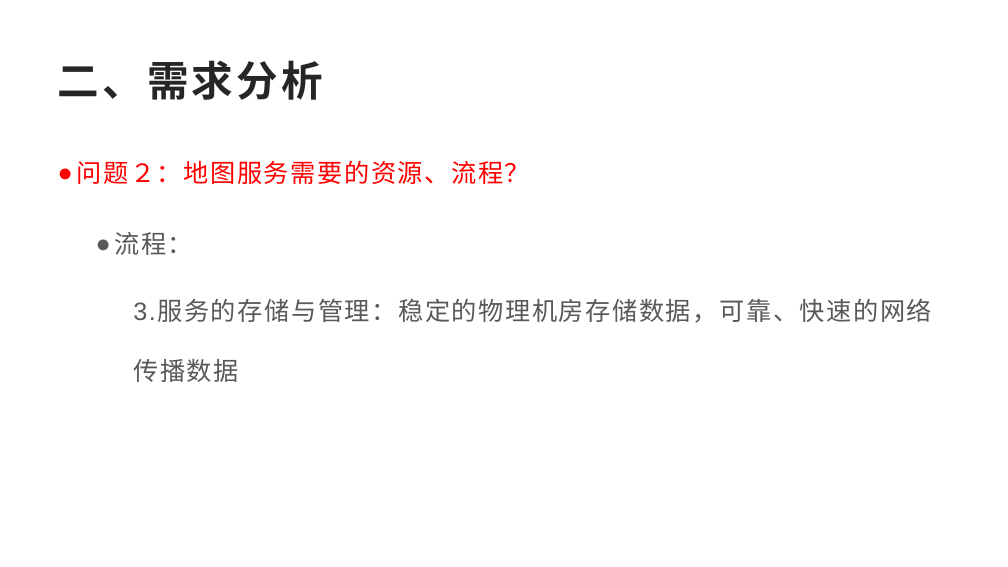
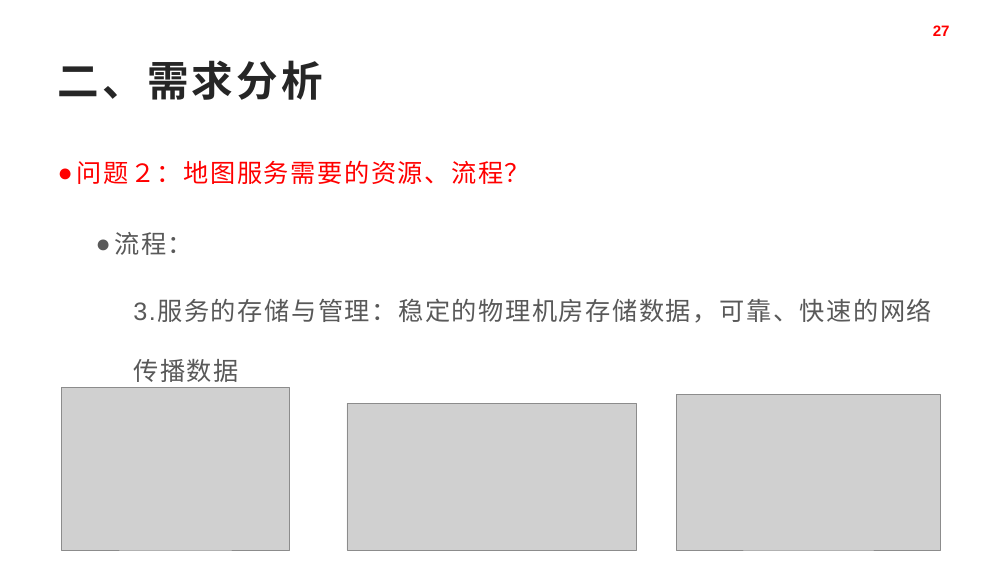
Before and after one commit to pkcile/firstPage, a slide deck: slide 27 of job/gis/download/GIS行业应用-12-28.pptx. Drawn at 1008x567 pixels with LibreOffice and Linux fonts; fonts in the diff are those of the drawing; grey boxes stand for pictures. Boxes give left, top, right and bottom in pixels: in the first picture for what was removed or moved away, otherwise in the second. Text is boxed around its words. In the diff, an @@ line names an element or a change of style, - is before the commit and + after.

```diff
--- a/job/gis/download/GIS行业应用-12-28.pptx
+++ b/job/gis/download/GIS行业应用-12-28.pptx
@@ page number added at [933,25,950,36], 14.4 pt, text #FF0000, bold @@
+27
@@ picture added at [61,387,290,550] @@
@@ picture added at [347,404,637,551] @@
@@ picture added at [677,395,941,550] @@
```
Also in this commit, not shown: 66 other slides changed, 1 slide added, 2 slides removed, 3 other files.
